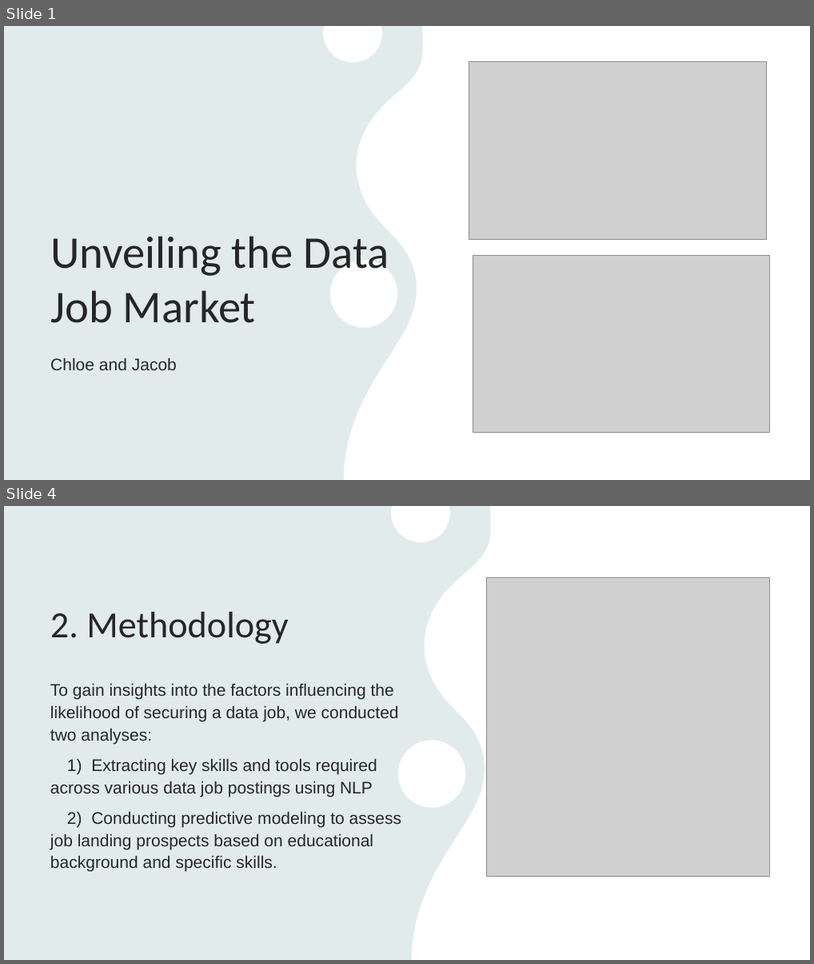
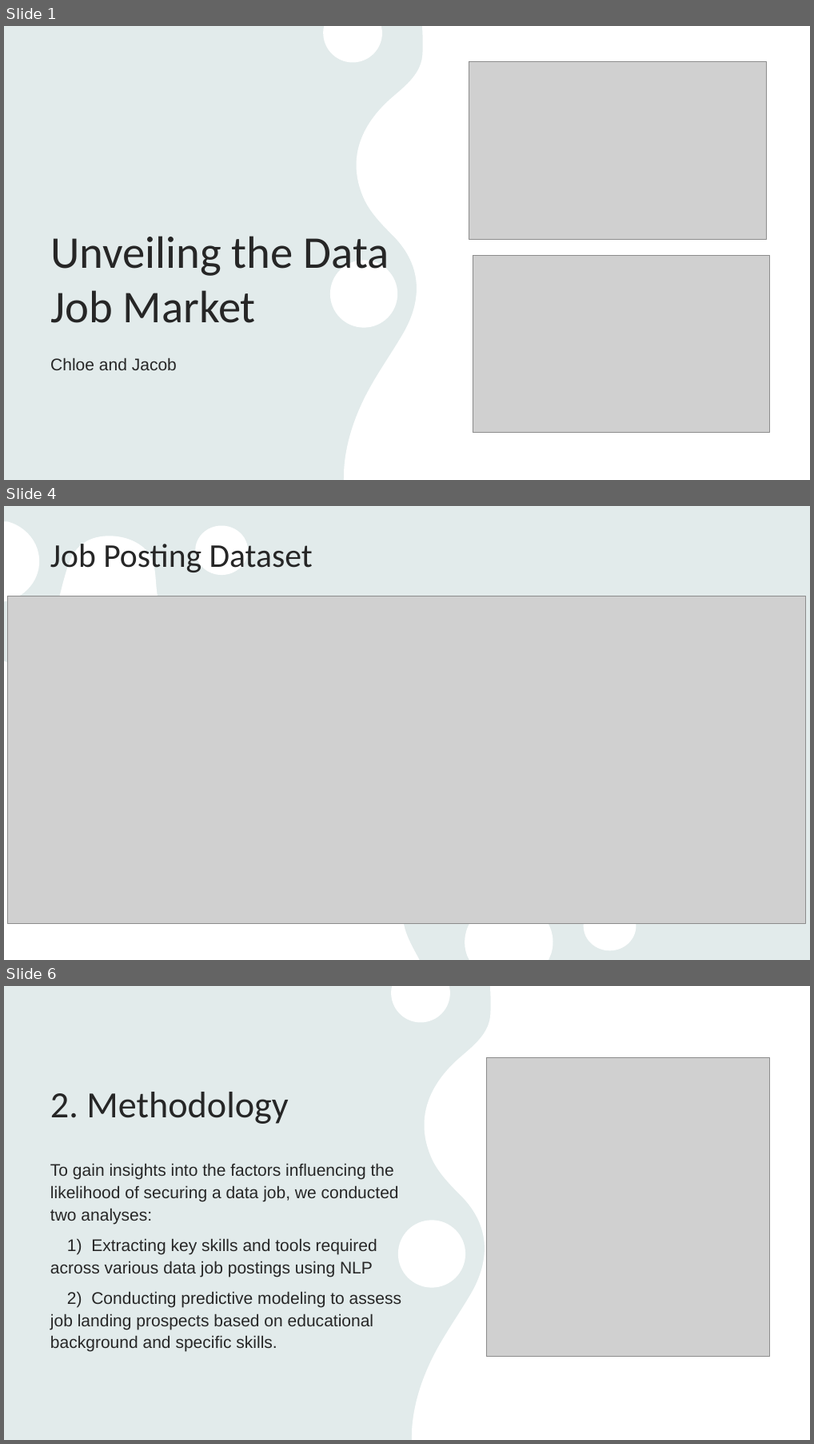
Before and after one commit to ernbilen/Data400_Spring24, a slide deck: DATA 400 Final Presentation.pptx. Shown one above the other, each under a label of ours: slides 1 and 4 before the commit, slides 1, 4 and 6 after it; the slides between them are not shown. The pictures are 814x964 and 814x1444 pixels, drawn with LibreOffice and Linux fonts; fonts in the diff are those of the drawing; grey boxes stand for pictures. Boxes give left, top, right and bottom in pixels: in the first picture for what was removed or moved away, otherwise in the second. Text is boxed around its words. In the diff, an @@ line names an element or a change of style, - is before the commit and + after.

```diff
--- a/DATA 400 Final Presentation.pptx
+++ b/DATA 400 Final Presentation.pptx
@@ slide 4 added at box(4, 506, 810, 960), background #E9F3F3; not listed: 1 template element that a slide beside it also shows @@
@@ rectangle added at box(4, 506, 810, 960), fill #AEAEAE at 10% opacity @@
@@ title added at box(50, 544, 313, 572), 39.6 pt, text #262626 @@
+Job Posting Dataset
@@ picture added at box(8, 596, 806, 924) @@
@@ what was slide 4 is now slide 6 @@
```
Also in this commit, not shown: 2 slides changed, 3 other slides added, 1 slide removed.
